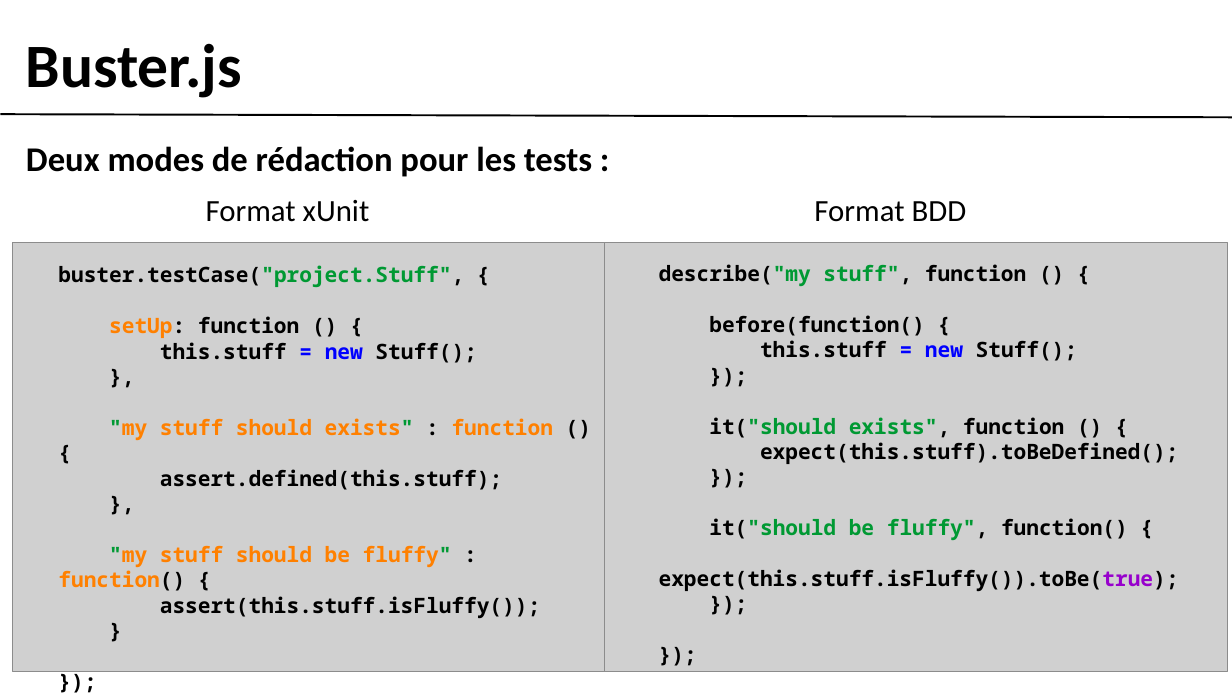
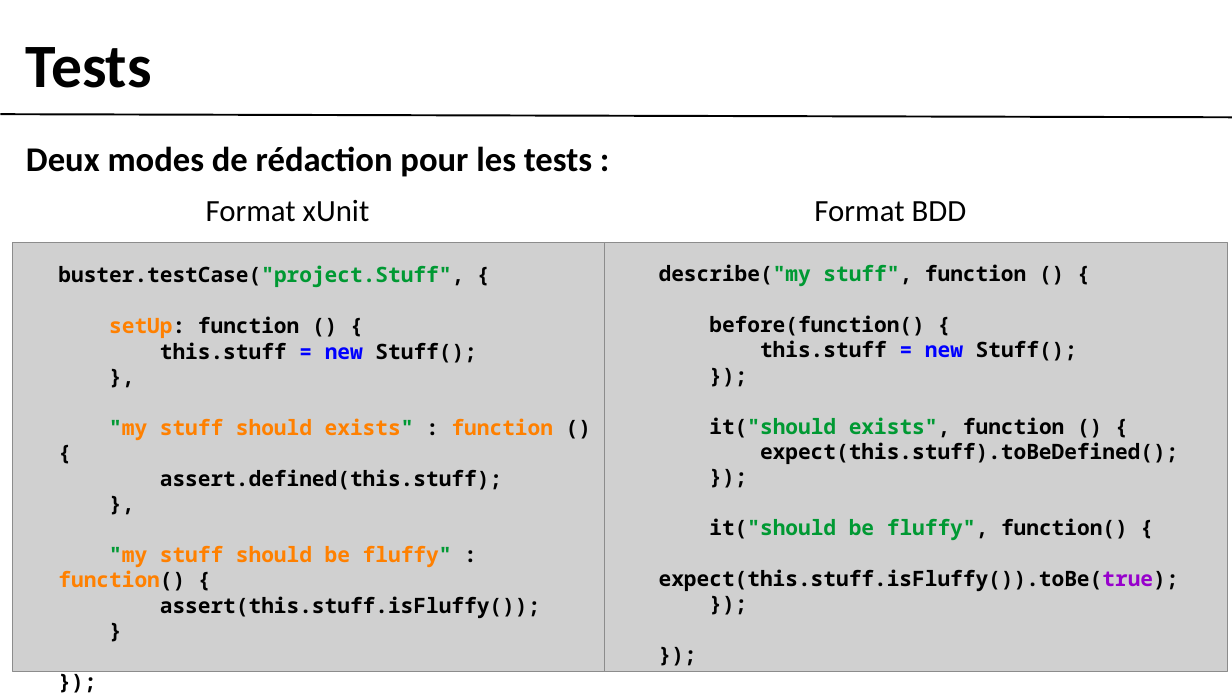
Before and after one commit to gobengo/devoxx-panorama-js-testing, a slide deck: slide 3 of doc/buster_part.ppt. Drawn at 1232x693 pixels with LibreOffice and Linux fonts; fonts in the diff are those of the drawing; grey boxes stand for pictures; background and template pictures are left out. Boxes give left, top, right and bottom in pixels: in the first picture for what was removed or moved away, otherwise in the second. Text is boxed around its words. In the diff, an @@ line names an element or a change of style, - is before the commit and + after.

```diff
--- a/doc/buster_part.ppt
+++ b/doc/buster_part.ppt
@@ text at [26, 47, 152, 88]: text changed @@
-Buster.js
+Tests
```
Also in this commit, not shown: 5 other slides changed, 1 other file.
